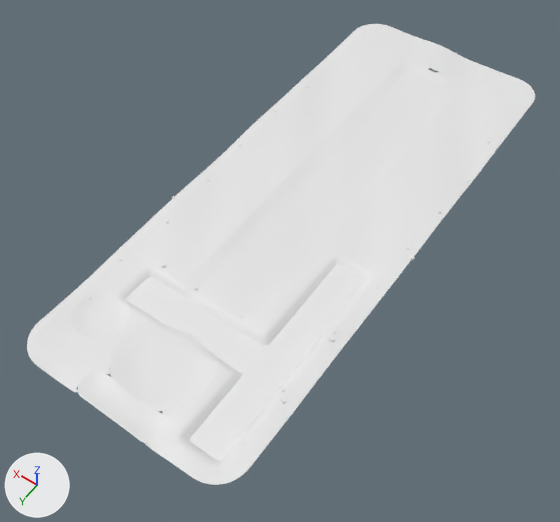
The glTF model assets/3d/holes/hole1.glb, before and after one commit.
Rendered twice from a camera (50 mm lens) standing at (-138.0, 352.0, 288.0) and looking at (2.0, 156.0, -20.0). The axes (+X, +Y, +Z) are drawn at lower left. The lights are the same throughout. The picture after the commit comes second. Where no turn or scale is listed for an object, it has been applied to the vertices. Vertices at exactly the same position are counted once.

Script lines for the objects in view, before the commit:
```python
me_surf_green = bpy.data.meshes.new('surf_green')
me_surf_green.from_pydata(...)  # 505 vertices, 936 faces; spans x -23.0..23.0, y 219.0..265.0, z -3.0..2.4
me_surf_rough = bpy.data.meshes.new('surf_rough')
me_surf_rough.from_pydata(...)  # 6438 vertices, 11912 faces; spans x -58.0..58.0, y -18.0..275.0, z -3.0..3.0
me_surf_sand = bpy.data.meshes.new('surf_sand')
me_surf_sand.from_pydata(...)  # 434 vertices, 701 faces; spans x -22.0..52.0, y 227.0..275.0, z -0.7..3.0
ob_surf_green = bpy.data.objects.new('surf_green', me_surf_green)
ob_surf_green.location = (0.0, 0.0, 0.0)
ob_surf_rough = bpy.data.objects.new('surf_rough', me_surf_rough)
ob_surf_rough.location = (0.0, 0.0, 0.0)
ob_surf_sand = bpy.data.objects.new('surf_sand', me_surf_sand)
ob_surf_sand.location = (0.0, 0.0, 0.0)
# also in view: 'surf_water' at (-4.0, 208.0, -1.0); 'surf_fairway' at (0.0, 110.0, 0.0)
```
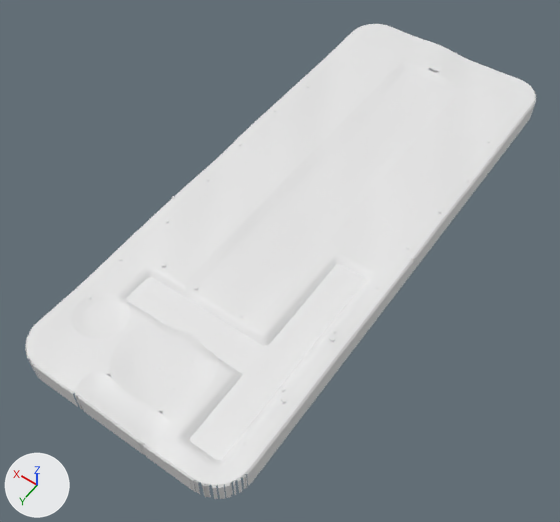
The change, as a diff of the scene's bpy script:
```diff
--- a/assets/3d/holes/hole1.glb.py
+++ b/assets/3d/holes/hole1.glb.py
@@ me_surf_rough @@
 # used by ob_surf_rough; location = (0.0, 0.0, 0.0)
-me_surf_rough.from_pydata(...)  # 6438 vertices, 11912 faces; spans x -58.0..58.0, y -18.0..275.0, z -3.0..3.0
+me_surf_rough.from_pydata(...)  # 8060 vertices, 14718 faces; spans x -59.0..59.0, y -19.0..276.0, z -10.0..3.0
+# me_surf_rough part 1: 1622 vertices added at x -59.0..59.0, y -19.0..276.0, z -10.0..2.0
@@ me_surf_sand @@
 # used by ob_surf_sand; location = (0.0, 0.0, 0.0)
-me_surf_sand.from_pydata(...)  # 434 vertices, 701 faces; spans x -22.0..52.0, y 227.0..275.0, z -0.7..3.0
+me_surf_sand.from_pydata(...)  # 652 vertices, 1083 faces; spans x -22.0..52.0, y 227.0..275.8, z -10.0..3.0
+# me_surf_sand part 2: 142 vertices added at x -22.0..22.1, y 261.0..275.8, z -10.0..2.2
+# other edits to the shape of me_surf_sand do not show in these pictures
```

Location of each change, (x1, y1, x2, y2) in pixels of the pictures (560 x 522 px):
'surf_rough', reshaped
    before: (27, 24, 535, 485)
    after: (25, 24, 537, 499)
'surf_sand', reshaped (7% taller)
    before: (71, 292, 169, 444)
    after: (71, 292, 169, 455)
part 1 of me_surf_rough, added
    after: (25, 27, 537, 499)
part 2 of me_surf_sand, added
    after: (77, 387, 145, 455)
'surf_green.001', unchanged, uncovered by the edit
    after: (110, 320, 219, 413)
'surf_green', unchanged, covered by the edit
    before: (110, 320, 219, 411)
